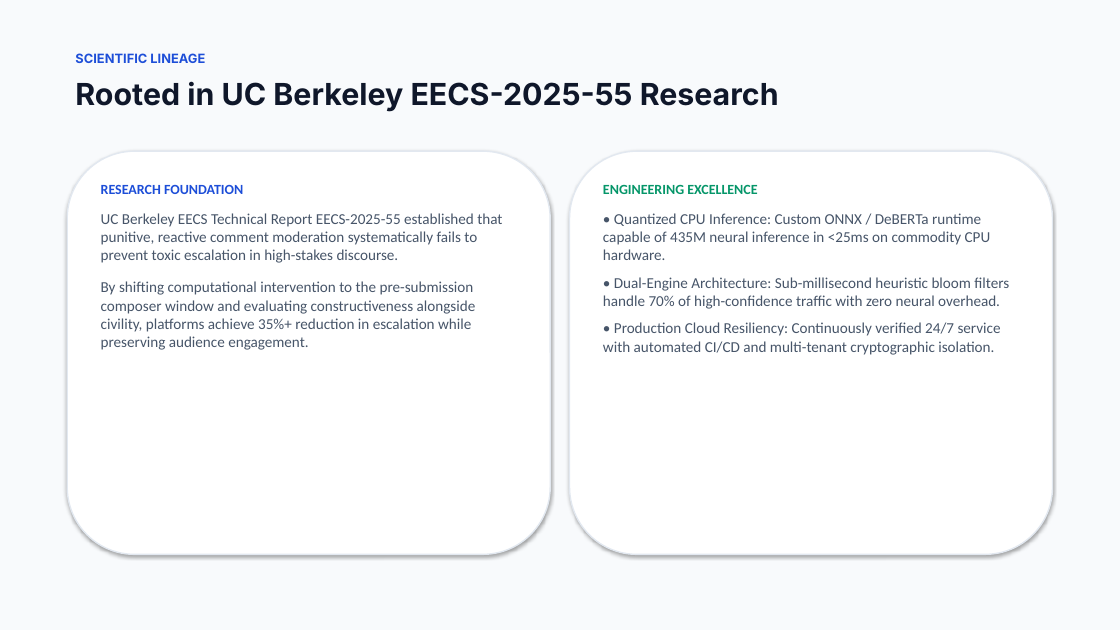
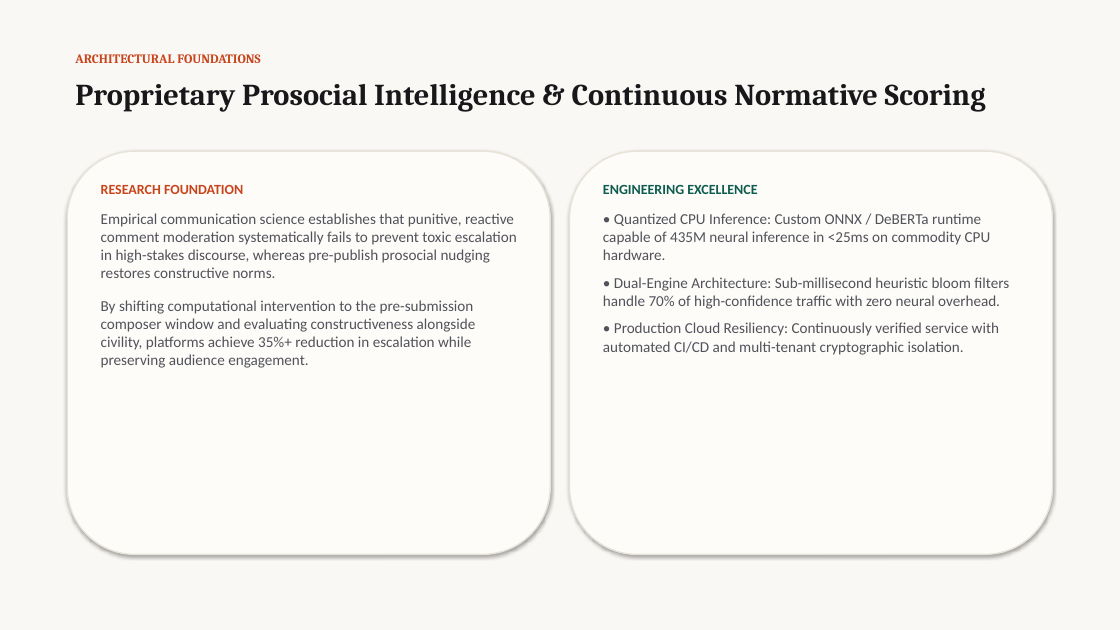
Before and after one commit to bhaskarpandey2708/beyond-likes, a slide deck: slide 11 of brand/Normative_Intelligence_Pitch_Deck.pptx. Drawn at 1120x630 pixels with LibreOffice and Linux fonts; fonts in the diff are those of the drawing. Boxes give left, top, right and bottom in pixels: in the first picture for what was removed or moved away, otherwise in the second. Text is boxed around its words. In the diff, an @@ line names an element or a change of style, - is before the commit and + after.

Commit message:
Refactor Pitch Deck and Docs Studio to Warm Terracotta and Linen Editorial design system

```diff
--- a/brand/Normative_Intelligence_Pitch_Deck.pptx
+++ b/brand/Normative_Intelligence_Pitch_Deck.pptx
@@ rectangle at [0,0,1120,630]: fill #F8FAFC to #FAF8F5 @@
@@ text at [75,54,260,63]: text changed; font Inter to Cambria; text colour #1D4ED8 to #C8441B @@
-SCIENTIFIC LINEAGE
+ARCHITECTURAL FOUNDATIONS
@@ text at [75,84,986,112]: text changed; font Inter to Cambria; text colour #0F172A to #18181B @@
-Rooted in UC Berkeley EECS-2025-55 Research
+Proprietary Prosocial Intelligence & Continuous Normative Scoring
@@ rounded rectangle at [67,151,550,555]: fill #FFFFFF to #FDFCF9; outline #E2E8F0 1.2 pt to #E8E3D8 1.2 pt @@
@@ rounded rectangle at [570,151,1053,555]: fill #FFFFFF to #FDFCF9; outline #E2E8F0 1.2 pt to #E8E3D8 1.2 pt @@
@@ text at [101,185,476,368]: text colour #1D4ED8 to #C8441B in "RESEARCH FOUNDATION"; text colour #475569 to #52525B in "By shifting computational intervention to the pre-submission ..." @@
@@ text at [603,185,1009,309]: text colour #059669 to #0D5C4E in "ENGINEERING EXCELLENCE"; text colour #475569 to #52525B in "• Quantized CPU Inference: Custom ONNX / ...", "• Dual-Engine Architecture: Sub-millisecond heuristic bloom  ..." @@
@@ text at [101,213,517,278]: text changed; text colour #475569 to #52525B @@
-UC Berkeley EECS Technical Report EECS-2025-55 established that punitive, reactive comment moderation systematically fails to prevent toxic escalation in high-stakes discourse.
+Empirical communication science establishes that punitive, reactive comment moderation systematically fails to prevent toxic escalation in high-stakes discourse, whereas pre-publish prosocial nudging restores constructive norms.
@@ text at [603,322,999,355]: text changed; text colour #475569 to #52525B @@
-• Production Cloud Resiliency: Continuously verified 24/7 service with automated CI/CD and multi-tenant cryptographic isolation.
+• Production Cloud Resiliency: Continuously verified service with automated CI/CD and multi-tenant cryptographic isolation.
```
Also in this commit, not shown: 11 other slides changed, 5 other files.
